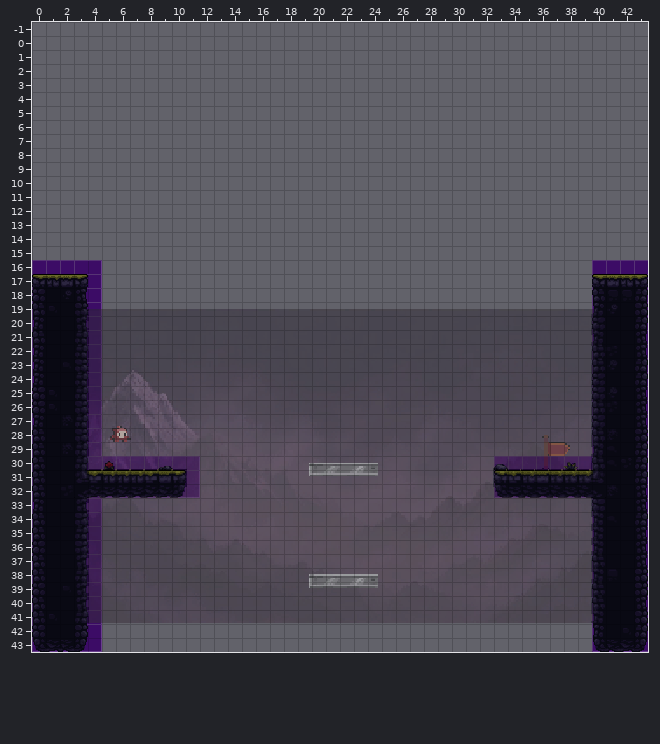
Level history. Tiled map: Assets/_Game/Tiled/Maps/b1/Level_18.tmx. The picture above is the old version.
Cells are 16x16 px. Shown: x 0..43, y -1..43.
Now the later version:
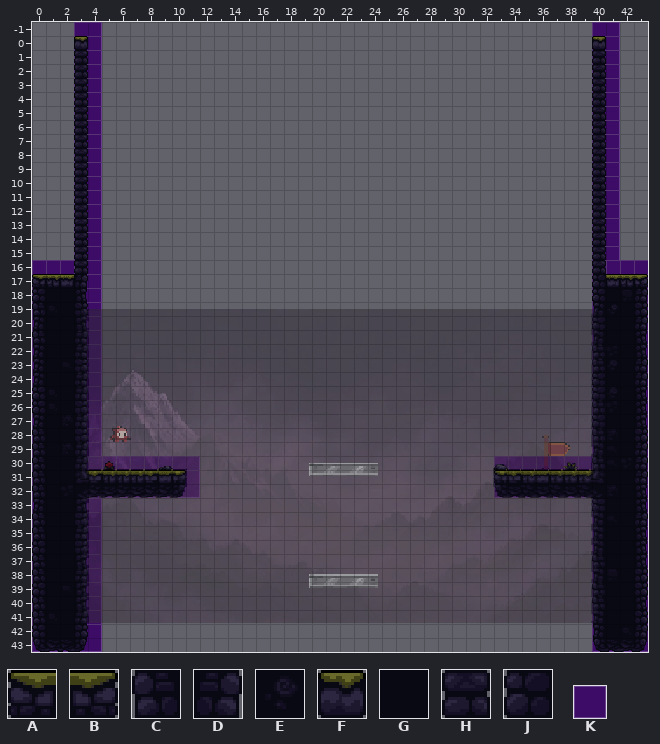
Key: from "b1": A 0, B 0 flipped left-right, C 9, D 9 flipped left-right, E 12, F 13, G 20, H 22, J 27; from "prototype": K 0.
_ is an empty cell.
Tiles replaced or removed in this view: A, B, C, E.
Changes in this commit:
Changed rows in their new state; . is an unchanged cell.
Layer "prototype":
first column x 3:
 0 K....................................K
 1 K....................................K
 2 K....................................K
 3 K....................................K
 4 K....................................K
 5 K....................................K
 6 K....................................K
 7 K....................................K
 8 K....................................K
 9 K....................................K
10 K....................................K
11 K....................................K
12 K....................................K
13 K....................................K
14 K....................................K
15 K....................................K
16 K....................................K
Layer "terrain":
first column x 2:
 0 .F....................................F
 1 .H....................................H
 2 .H....................................H
 3 .H....................................H
 4 .H....................................H
 5 .H....................................H
 6 .H....................................H
 7 .H....................................H
 8 .H....................................H
 9 .H....................................H
10 .H....................................H
11 .H....................................H
12 .H....................................H
13 .H....................................H
14 .H....................................H
15 .H....................................H
16 .H....................................H
17 .D....................................J
18 G.....................................J
Changed places in both pictures, as pixel boxes (x1, y1, x2, y2):
changed: (63, 22, 102, 299)
changed: (592, 22, 620, 301)
